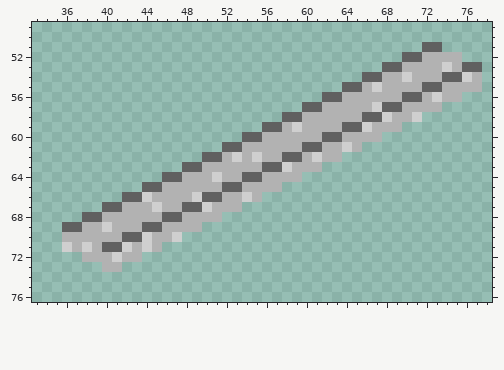
Pixel-art file, stored at assets/art/hub_level/sidewalk/sidewalk4.aseprite. Above is the file before it was changed.
80x82 pixels, 1 frame. Shown: x 33..78, y 49..76.
Now the later version:
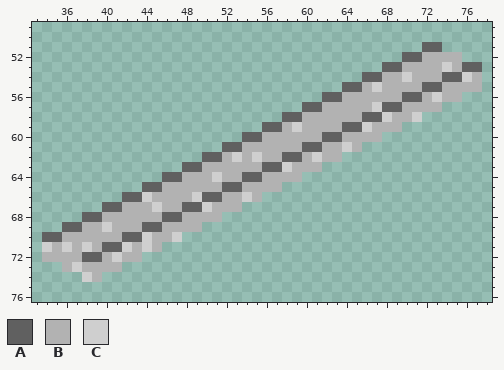
Palette (. is transparent): A #606060  B #b2b2b2  C #cfcfcf
Change:
Changed rows in their new state; - is an unchanged pixel.
Layer "sidewalk":
first column x 34:
70 AA----
71 CB----
72 BBBBAA
73 --BCBB
74 ----CB
